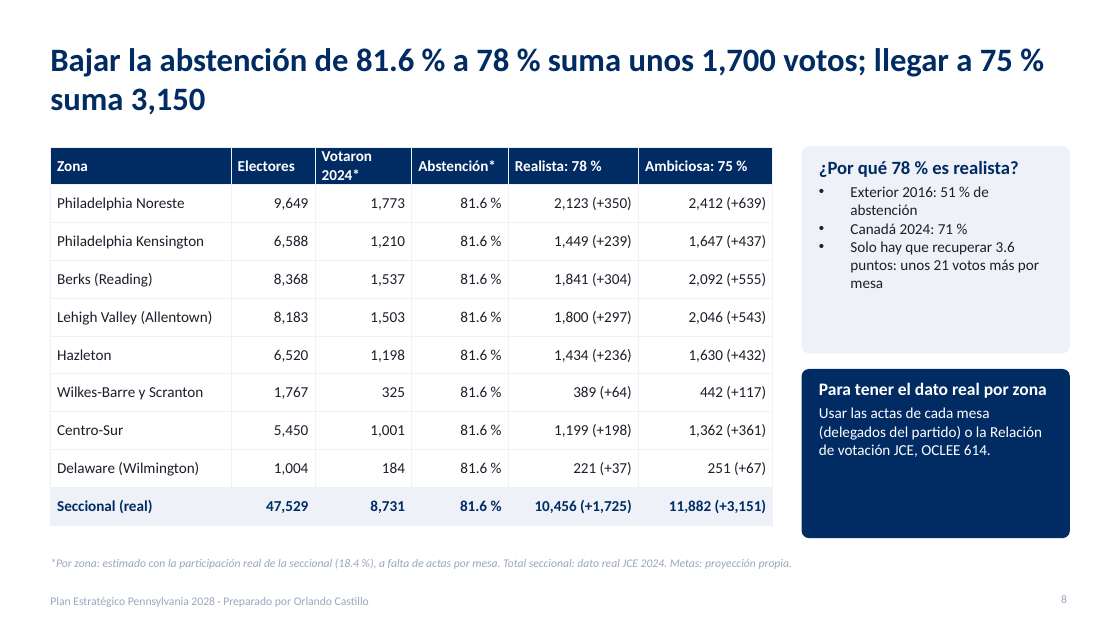
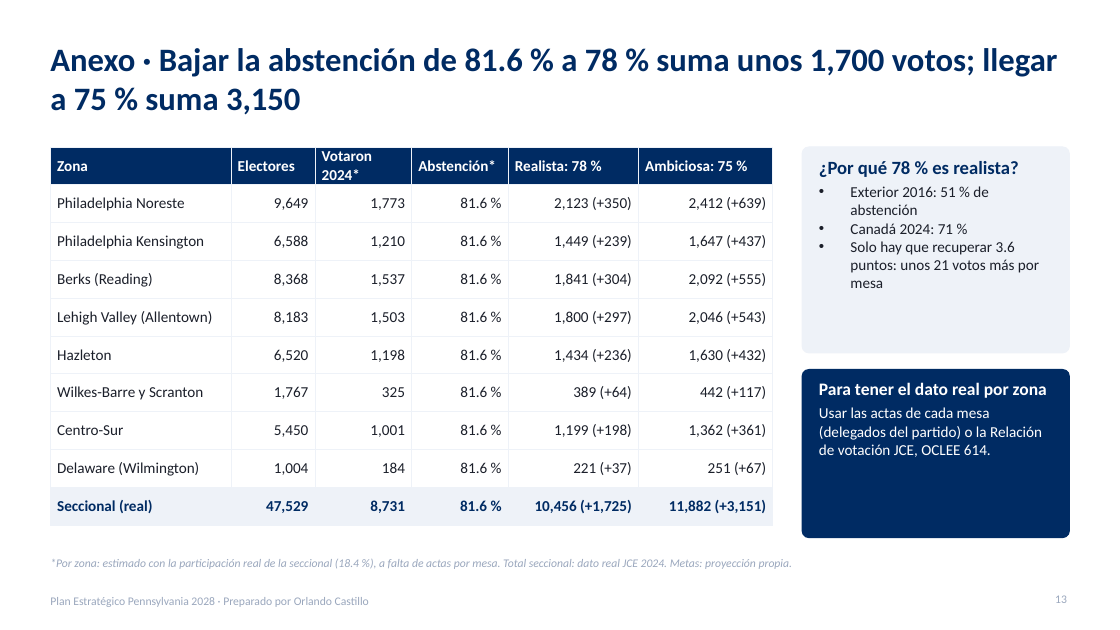
Before and after one commit to rcastillo9556/pdf-toolkit, a slide deck: slide 13 of presentaciones/Plan_Estrategico_Pennsylvania_2028.pptx (slide 8 before the commit). Drawn at 1120x630 pixels with LibreOffice and Linux fonts; fonts in the diff are those of the drawing. Boxes give left, top, right and bottom in pixels: in the first picture for what was removed or moved away, otherwise in the second. Text is boxed around its words. In the diff, an @@ line names an element or a change of style, - is before the commit and + after.

```diff
--- a/presentaciones/Plan_Estrategico_Pennsylvania_2028.pptx
+++ b/presentaciones/Plan_Estrategico_Pennsylvania_2028.pptx
@@ title at box(50, 48, 1057, 115): text changed @@
-Bajar la abstención de 81.6 % a 78 % suma unos 1,700 votos; llegar a 75 % suma 3,150
+Anexo · Bajar la abstención de 81.6 % a 78 % suma unos 1,700 votos; llegar a 75 % suma 3,150
@@ page number at box(1055, 595, 1067, 603): text changed @@
-8
+13
```
Also in this commit, not shown: 4 other slides changed, 3 slides added, 1 slide removed, 1 other file.
